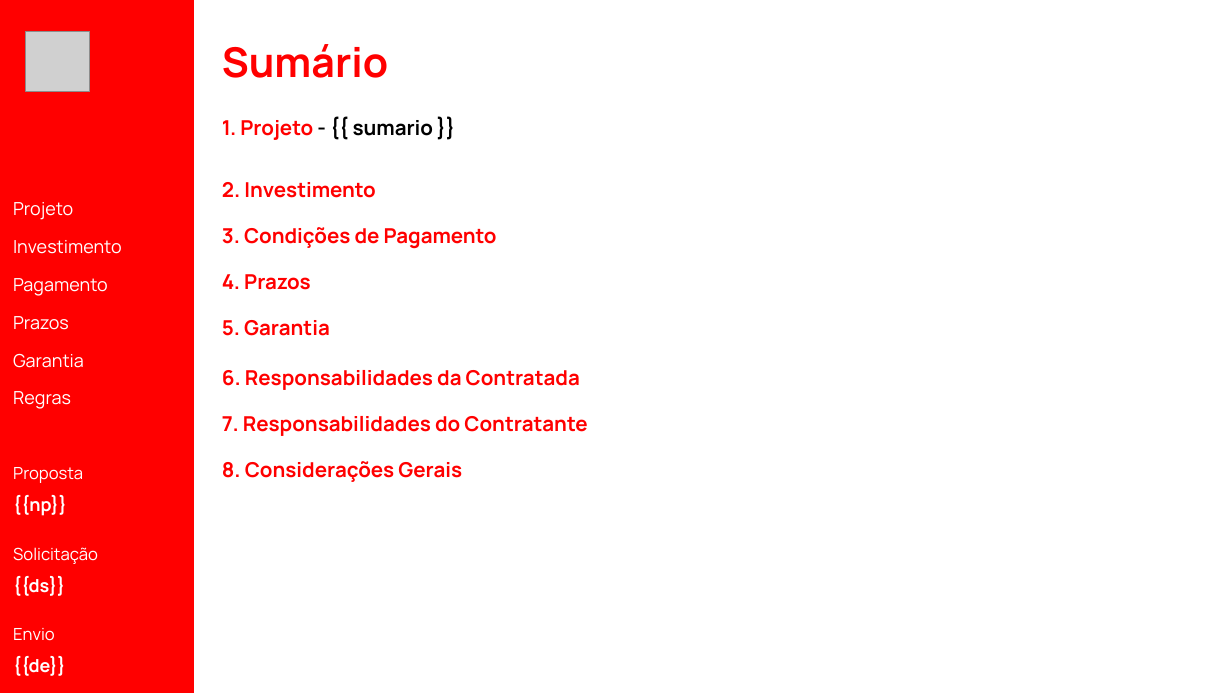
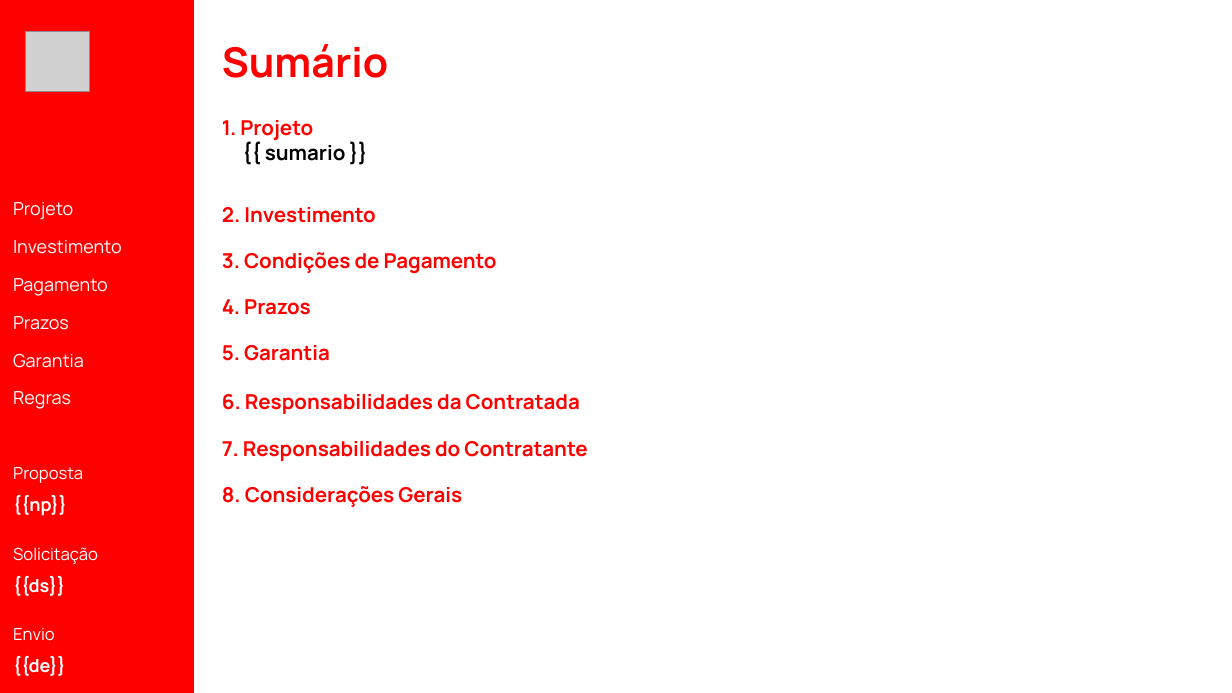
Before and after one commit to LeoDosPisos/Playpiso-Intranet, a slide deck: slide 1 of Backend/services/pptx-generator-service/slides/global/sumario.pptx. Drawn at 1232x693 pixels with LibreOffice and Linux fonts; fonts in the diff are those of the drawing; grey boxes stand for pictures. Boxes give left, top, right and bottom in pixels: in the first picture for what was removed or moved away, otherwise in the second. Text is boxed around its words. In the diff, an @@ line names an element or a change of style, - is before the commit and + after.

```diff
--- a/Backend/services/pptx-generator-service/slides/global/sumario.pptx
+++ b/Backend/services/pptx-generator-service/slides/global/sumario.pptx
@@ text at [222, 120, 346, 161]: text changed @@
-1. Projeto - {{ sumario }}
+1. Projeto
+{{ sumario }}
```
Also in this commit, not shown: 40 other files.
